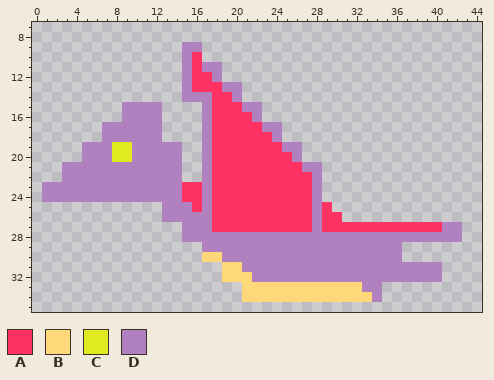
A pixel-art sprite gets an edit: src/image/color/bird2.png. The picture above is the old version.
The file is 45x45 pixels. Shown: x 0..44, y 7..35.
Palette (. is transparent): A #fe3263  B #ffd87a  C #dfea21  D #b181bf
Pixels before, first column x 1:
 9 ..............DD..........................
10 ..............DA..........................
11 ..............DADD........................
12 ..............DAAD........................
13 ..............DAAADD......................
14 ..............DDDAAD......................
15 ........DDDD....DAAADD....................
16 ........DDDD....DAAAAD....................
17 ......DDDDDD....DAAAAADD..................
18 ......DDDDDD....DAAAAAAD..................
19 ....DDDCCDDDDD..DAAAAAAADD................
20 ....DDDCCDDDDD..DAAAAAAAAD................
21 ..DDDDDDDDDDDD..DAAAAAAAAADD..............
22 ..DDDDDDDDDDDD..DAAAAAAAAAAD..............
23 DDDDDDDDDDDDDDAADAAAAAAAAAAD..............
24 DDDDDDDDDDDDDDAADAAAAAAAAAAD..............
25 ............DDDADAAAAAAAAAADA.............
26 ............DDDDDAAAAAAAAAADAA............
27 ..............DDDAAAAAAAAAADAAAAAAAAAAAADD
28 ..............DDDDDDDDDDDDDDDDDDDDDDDDDDDD
29 ................DDDDDDDDDDDDDDDDDDDD......
30 ................BBDDDDDDDDDDDDDDDDDD......
31 ..................BBDDDDDDDDDDDDDDDDDDDD..
32 ..................BBBDDDDDDDDDDDDDDDDDDD..
33 ....................BBBBBBBBBBBBDD........
34 ....................BBBBBBBBBBBBBD........
Now the later version:
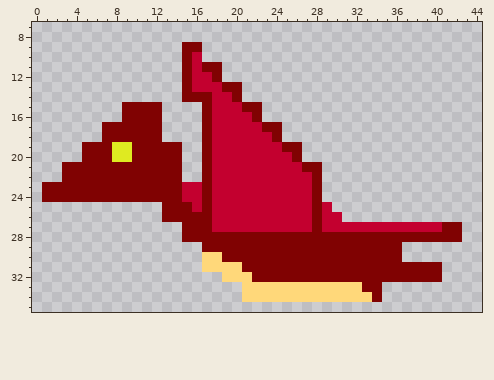
Changes in this commit:
colour A: #fe3263 -> #c3002f
colour D: #b181bf -> #800202
y 31: x 17..18 .. -> BB
Changed places in both pictures, as pixel boxes (x1, y1, x2, y2):
changed: (42, 42, 462, 302)
